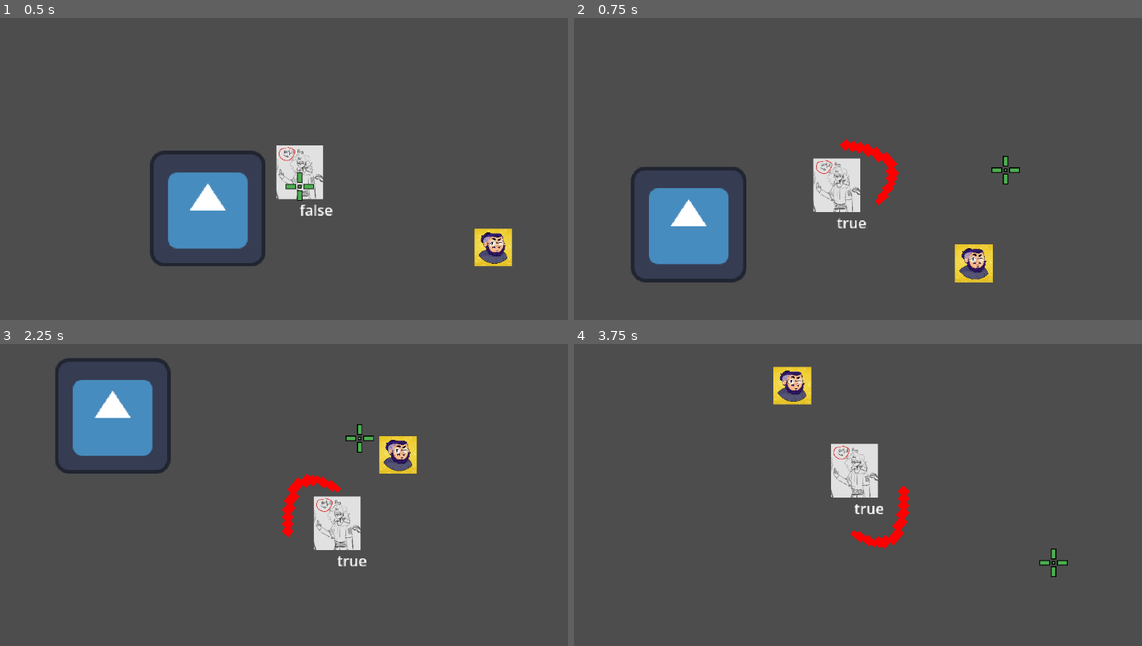
Above: before the commit, frames 1-4 (two rows, left to right).
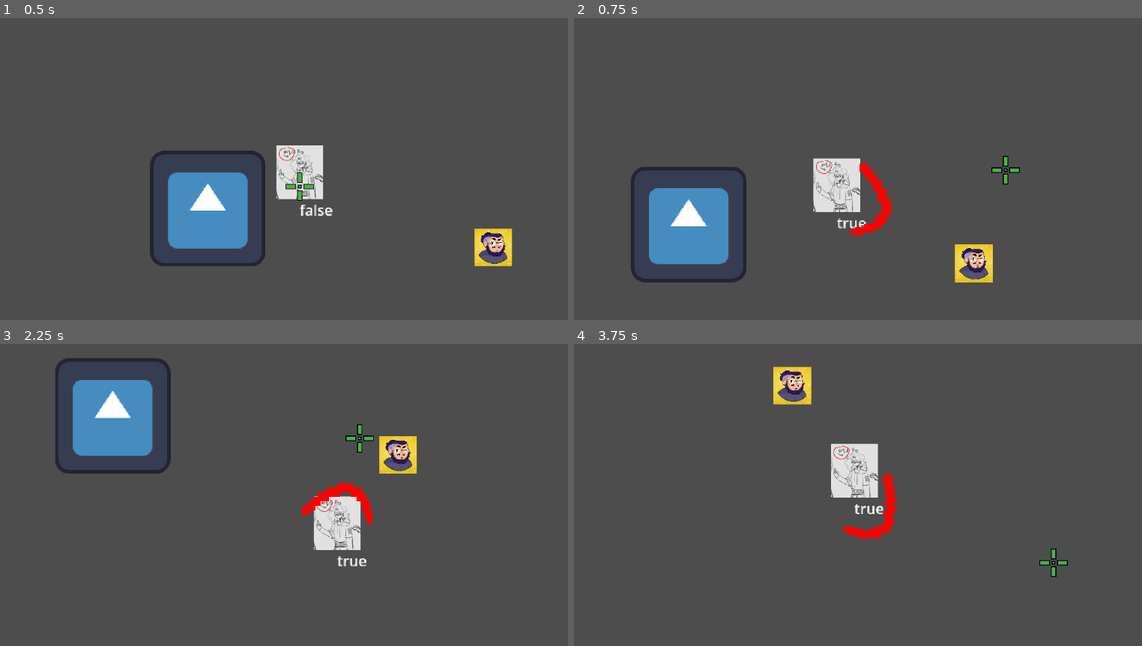
Above: after the commit, the same moments.

Repository: mathkkj/ROGUENAVE
Game: Godot game, scene res://cenas_tscn/cena.tscn
Same seed, same stepped clock (60 frames per second), same inputs: the game is played once before the commit and once after it. The engine's default icon, where the game draws it, is replaced by a stand-in: a white triangle on a blue panel in a dark square.
Inputs (mouse positions are in pixels of both pictures, inside the frame that each line leads up to):
- Up to frame 1 (0.5 s): no input
- Up to frame 2 (0.75 s): move the mouse to (1005, 169) at 0.52 s; hold D (direita) from 0.53 s (still down); click (1005, 169) at 0.6 s
- Up to frame 3 (2.25 s): move the mouse to (181, 528) at 1.27 s; release D (direita) at 1.28 s; hold Down (baixo) 1.28-2.03 s; tap E (dash) at 1.35 s; move the mouse to (357, 437) at 2.02 s; hold D (direita) from 2.03 s (still down); click (357, 437) at 2.1 s
- Up to frame 4 (3.75 s): move the mouse to (840, 579) at 2.77 s; release D (direita) at 2.78 s; hold Up (cima) 2.78-3.53 s; tap E (dash) at 2.85 s; click (840, 579) at 2.92 s; move the mouse to (1051, 564) at 3.52 s; hold A (esquerda) from 3.53 s (still down); click (1051, 564) at 3.6 s

Frame 1 is identical in both runs. In frame 2, 0.9% of the frame differs, in the area x 46-58%, y 40-72%; in frame 3, 1.0%, in the area x 49-66%, y 42-65%; in frame 4, 1.0%.

Commit message:
UPDATE - 8 direções arma multimidia, sem colisão aidna

Diff:
--- a/arma_2_coletavel.gd
+++ /dev/null
@@ -1 +0,0 @@
-extends ColetavelArma
--- a/codigo_gd/armas/arma_2.gd
+++ b/codigo_gd/armas/arma_2.gd
@@ -13,6 +13,7 @@
 
 func _ready() -> void:
 	visible = false
+	pass
 
 func _process(delta: float) -> void:
 	if timer_combo > 0.0:
--- a/codigo_gd/personagem.gd
+++ b/codigo_gd/personagem.gd
@@ -198,31 +198,58 @@
 	var direcao_mira := pivo_arma.global_position.direction_to(posicao_mira)
 
 	if arma is ArmaMeele:
-		var lado := Vector2(global_position)
-		var rotacao = 0
-
-		if direcao_mira != Vector2.ZERO:
-			# define o lado (quina)
-			lado.x = 1 if direcao_mira.x >= 0 else -1
-			lado.y = 1 if direcao_mira.y >= 0 else -1
-
-			#rotação baseada na quina
-			#FAZER UM MATCH pra deixar mais otimizado
-
-			if lado.x == 1 and lado.y == -1:
-				rotacao = -40   # direita cima
-			elif lado.x == 1 and lado.y == 1:
-				rotacao = 40    # direita baixo
-			elif lado.x == -1 and lado.y == 1:
-				rotacao = 140   # esquerda baixo
-			else:
-				rotacao = -140  # esquerda cima
+		var lado := Vector2.ZERO
+		var rotacao := 0.0
+
+		if direcao_mira == Vector2.ZERO:
+			return
+
+		var angulo := rad_to_deg(direcao_mira.angle())
+		if angulo < 0:
+			angulo += 360.0
+
+		# dividir o circulo em 8 direções
+		match int(round(angulo / 45.0)) % 8:
+			0:
+				# direita
+				lado = Vector2.RIGHT
+				rotacao = 0
+			1:
+				# direita + baixo
+				lado = Vector2(1, 1).normalized()
+				rotacao = 30
+			2:
+				# baixo
+				lado = Vector2.DOWN
+				rotacao = 90
+			3:
+				# esquerda + baixo
+				lado = Vector2(-1, 1).normalized()
+				rotacao = 120
+			4:
+				# esquerda
+				lado = Vector2.LEFT
+				rotacao = 180
+			5:
+				# esquerda + cima
+				lado = Vector2(-1, -1).normalized()
+				rotacao = 220
+			6:
+				# cima
+				lado = Vector2.UP
+				rotacao = 270
+			7:
+				# direita + cima
+				lado = Vector2(1, -1).normalized()
+				rotacao = -50
+		print("eu ataquei para o ", lado)
 
 		arma.position = lado * 40
-		arma.position.normalized()
 		arma.rotation = deg_to_rad(rotacao)
 		arma.scale.y = escala_original_arma.y
 		arma.show_behind_parent = lado.y < 0
+
+
 	else:
 		var angulo := direcao_mira.angle()
 		var distancia := 60.0
Not shown, removed: arma_2_coletavel.gd.uid
